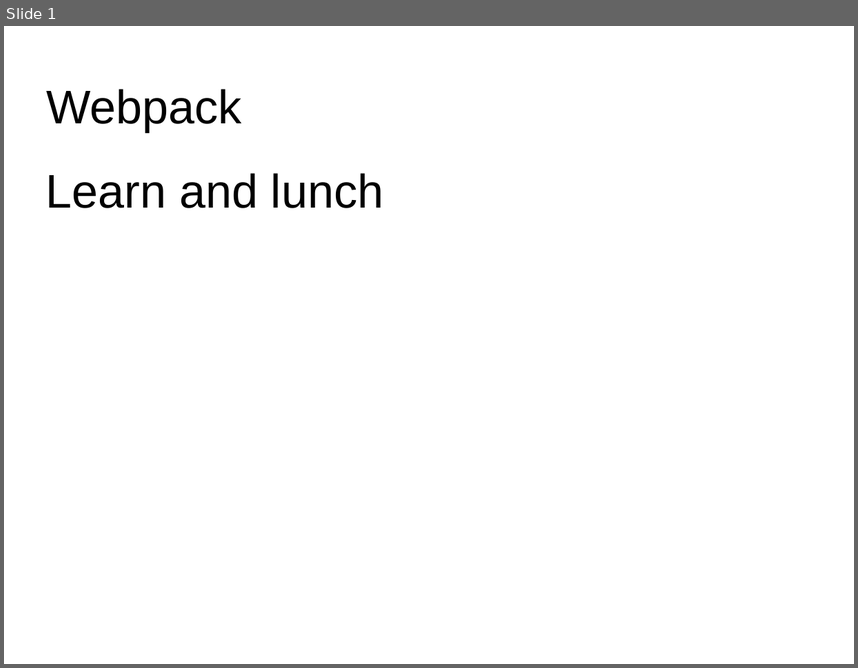
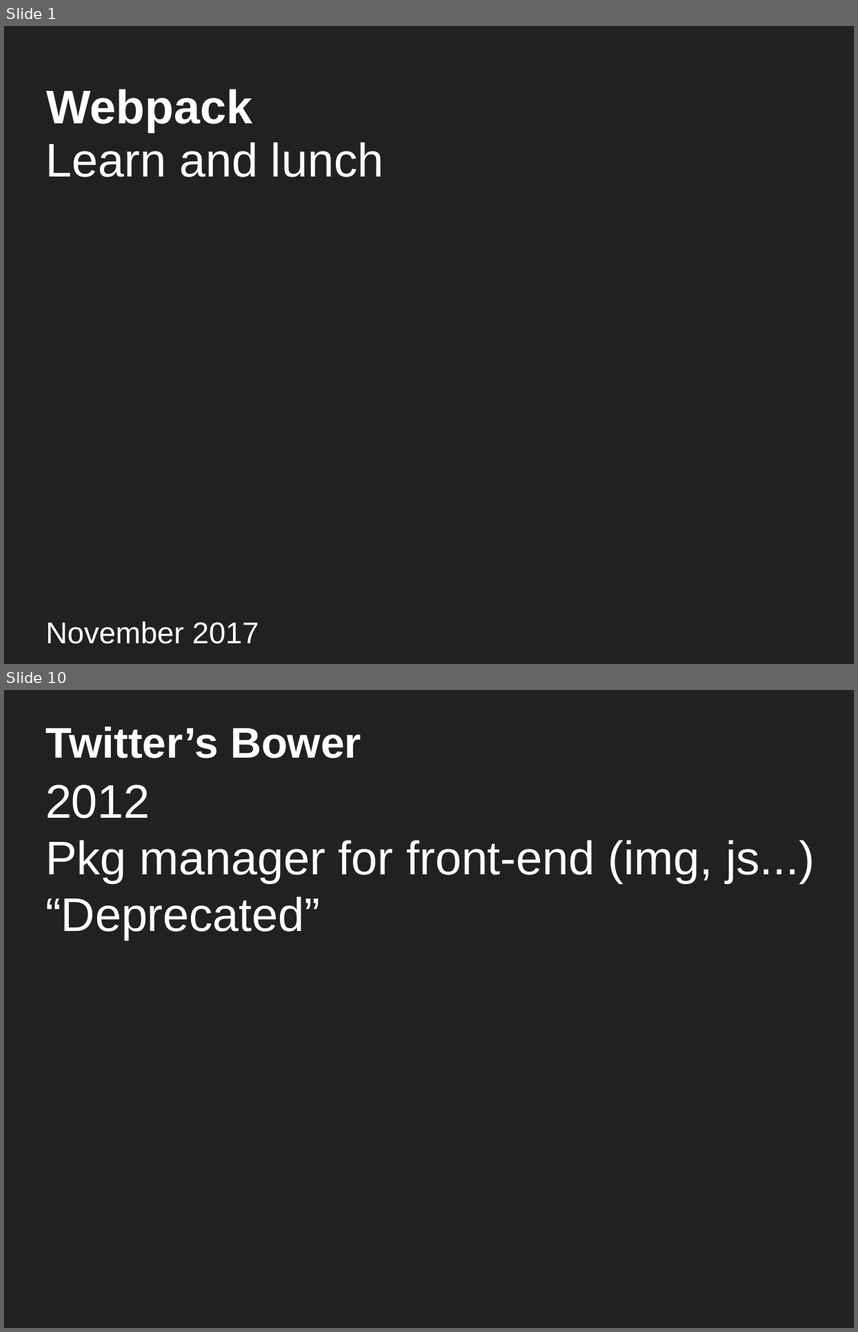
Before and after one commit to DanYellow/misc-tests, a slide deck: webpack-presentation-examples/webpack-presentation.odp. Shown one above the other, each under a label of ours: slide 1 before the commit, slides 1 and 10 after it; the slides between them are not shown. The pictures are 858x668 and 858x1332 pixels, drawn with LibreOffice and Linux fonts; fonts in the diff are those of the drawing. Boxes give left, top, right and bottom in pixels: in the first picture for what was removed or moved away, otherwise in the second. Text is boxed around its words. In the diff, an @@ line names an element or a change of style, - is before the commit and + after.

```diff
--- a/webpack-presentation-examples/webpack-presentation.odp
+++ b/webpack-presentation-examples/webpack-presentation.odp
@@ slide 10 added at (x1=4, y1=690, x2=854, y2=1328), background #212121 @@
@@ title added at (x1=46, y1=727, x2=361, y2=758), 40 pt, text #FFFFFF, bold @@
+Twitter’s Bower
@@ title added at (x1=45, y1=785, x2=815, y2=940), 44 pt, text #FFFFFF @@
+2012
+Pkg manager for front-end (img, js...)
+“Deprecated”
@@ slide 1 changed as well @@
@@ background #FFFFFF to #212121 @@
@@ title "Webpack" at (x1=47, y1=89, x2=252, y2=132): text colour #000000 to #FFFFFF, bold on @@
@@ title "Learn and lunch" moved from (x1=46, y1=173, x2=383, y2=208) to (x1=46, y1=142, x2=383, y2=177) @@
@@ title "Learn and lunch" at (x1=46, y1=142, x2=383, y2=177): text colour #000000 to #FFFFFF @@
@@ title added at (x1=46, y1=621, x2=259, y2=644), 28 pt, text #FFFFFF @@
+November 2017
```
Also in this commit, not shown: 42 other slides added, 47 other files.
